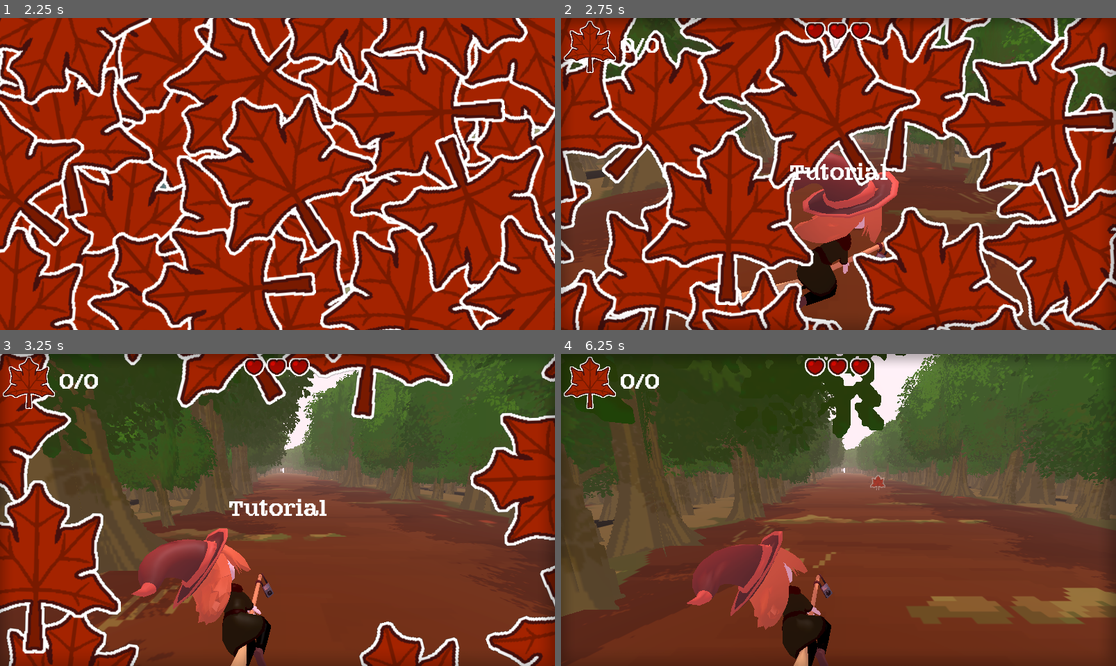
Above: before the commit, frames 1-4 (two rows, left to right).
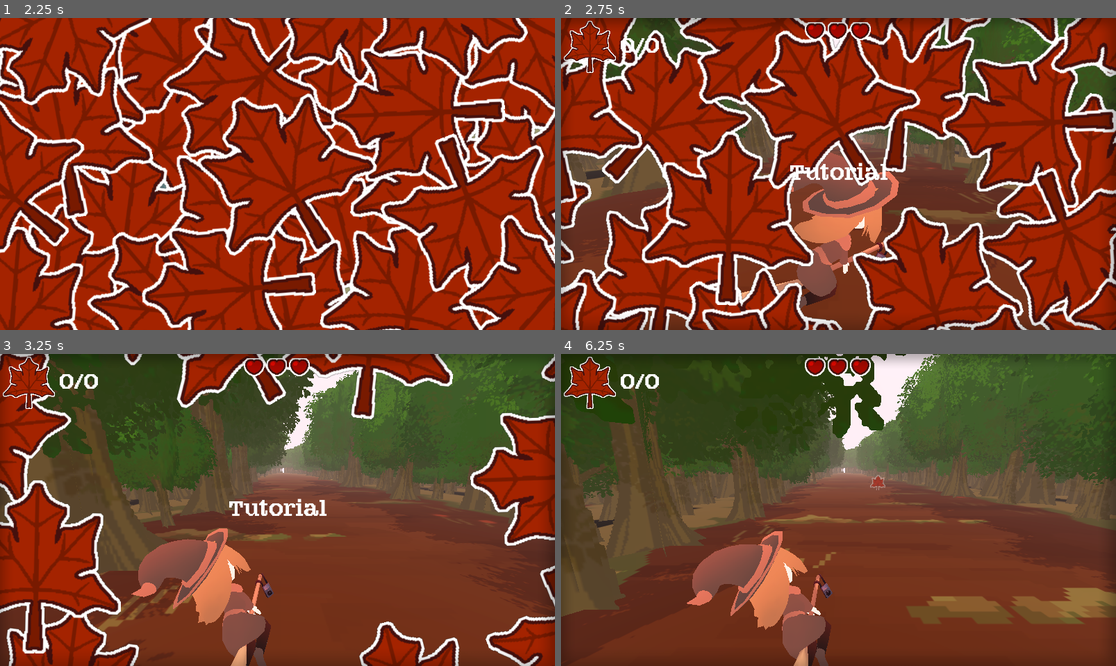
Above: after the commit, the same moments.

Repository: wewewer123/Cozy-Chaos-Fall-2025
Game: Godot game, scene res://scenes/game/GameHolder.tscn
Two runs of this game, one before a commit and one after it. Both use one fixed random seed, a clock stepped at 60 frames per second and the inputs below.
Inputs (mouse positions are in pixels of both pictures, inside the frame that each line leads up to):
- Up to frame 1 (2.25 s): tap Enter at 0.5 s; move the mouse to (399, 158) at 0.52 s; hold D (right) 0.53-1.25 s; tap G (read_leaf) at 0.6 s; click (399, 158) at 0.67 s; click "story" at 1.25 s; click "story" at 2 s
- Up to frame 2 (2.75 s): no input
- Up to frame 3 (3.25 s): move the mouse to (166, 525) at 2.77 s; hold A (left) from 2.78 s (still down); tap H (read_lives) at 2.85 s
- Up to frame 4 (6.25 s): move the mouse to (894, 441) at 3.52 s; release A (left) at 3.53 s; hold D (right) 3.53-5.03 s; tap one key every 0.75 s from 3.6 s: T Y Tab G (read_leaf); move the mouse to (810, 572) at 4.27 s; click (810, 572) at 4.42 s; move the mouse to (1005, 556) at 5.02 s; hold A (left) from 5.03 s (still down); move the mouse to (672, 463) at 5.77 s

Frame 1 is identical in both runs. In frame 2, 3.8% of the frame differs, in the area x 41-61%, y 45-94%; in frame 3, 4.2%; in frame 4, 4.9%, in the area x 22-49%, y 56-100%.
Error in both runs: Invalid access to property or key 'leaf' on a base object of type 'Nil'. (res://scripts/game/game_manager.gd:47)

Commit message:
Added Missing Shader To Witch

Diff:
--- a/scenes/player/witch.tscn
+++ b/scenes/player/witch.tscn
@@ -1,7 +1,8 @@
-[gd_scene load_steps=3 format=3 uid="uid://op0wbajenepu"]
+[gd_scene load_steps=4 format=3 uid="uid://op0wbajenepu"]
 
 [ext_resource type="PackedScene" uid="uid://cfqhcntydvi3q" path="res://assets/art/3D/Witch.glb" id="1_efjm4"]
 [ext_resource type="Script" uid="uid://bpi4tgmt1d56b" path="res://scripts/player/proceduralAnimation.gd" id="2_3vyn7"]
+[ext_resource type="Material" uid="uid://o00ekvnmsse7" path="res://assets/art/3D/M_Witch.tres" id="3_hvcnl"]
 
 [node name="Witch" instance=ExtResource("1_efjm4")]
 script = ExtResource("2_3vyn7")
@@ -42,5 +43,8 @@
 bones/71/position = Vector3(0.020592768, 0.77598894, -0.115599655)
 bones/71/rotation = Quaternion(-0.69379294, -0.021934604, -0.052980743, 0.717888)
 
+[node name="Body" parent="Armature/Skeleton3D" index="0"]
+surface_material_override/0 = ExtResource("3_hvcnl")
+
 [node name="Broom" parent="." index="1"]
 transform = Transform3D(0.23562264, 0, 0, 0, 0, -0.23562264, 0, 0.23562264, 0, 0, 0.286, 0.041)
